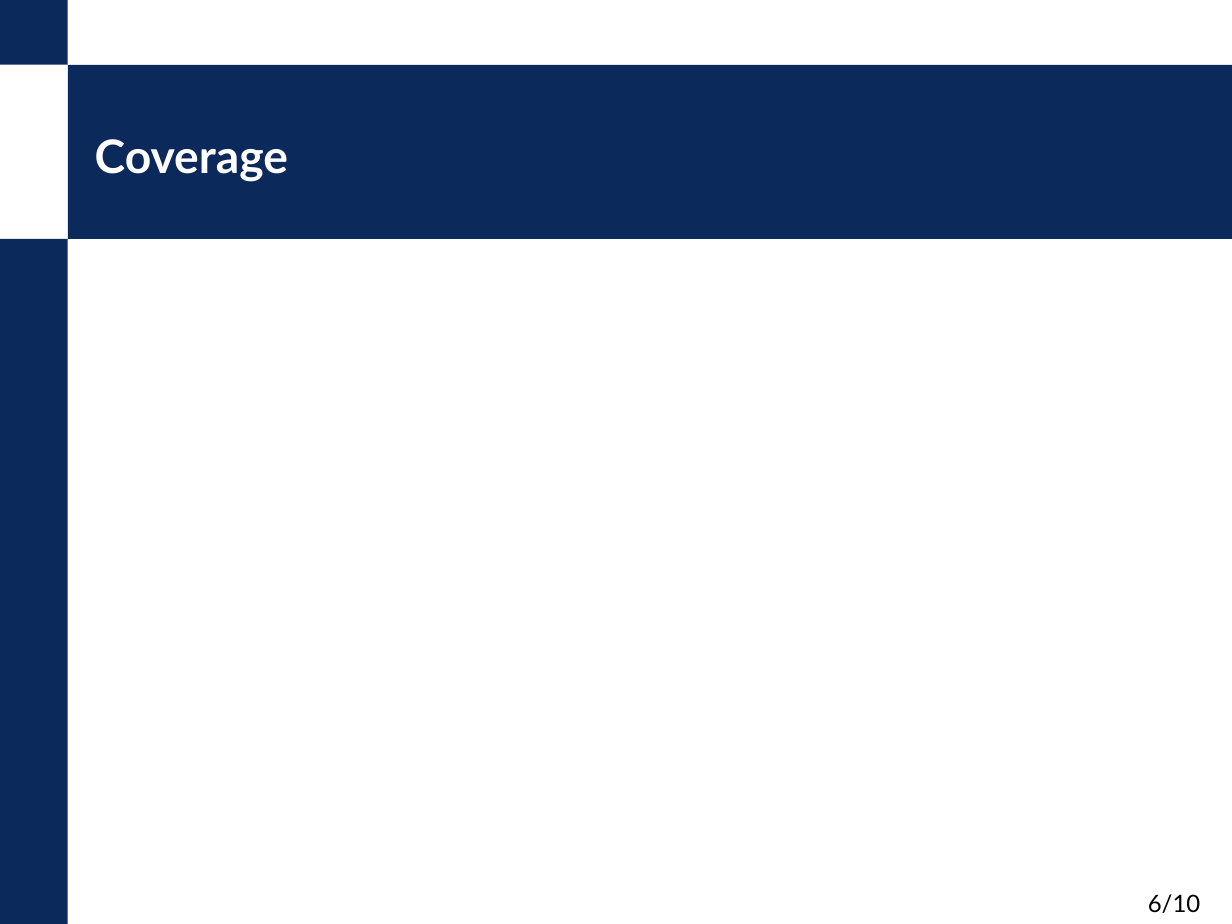
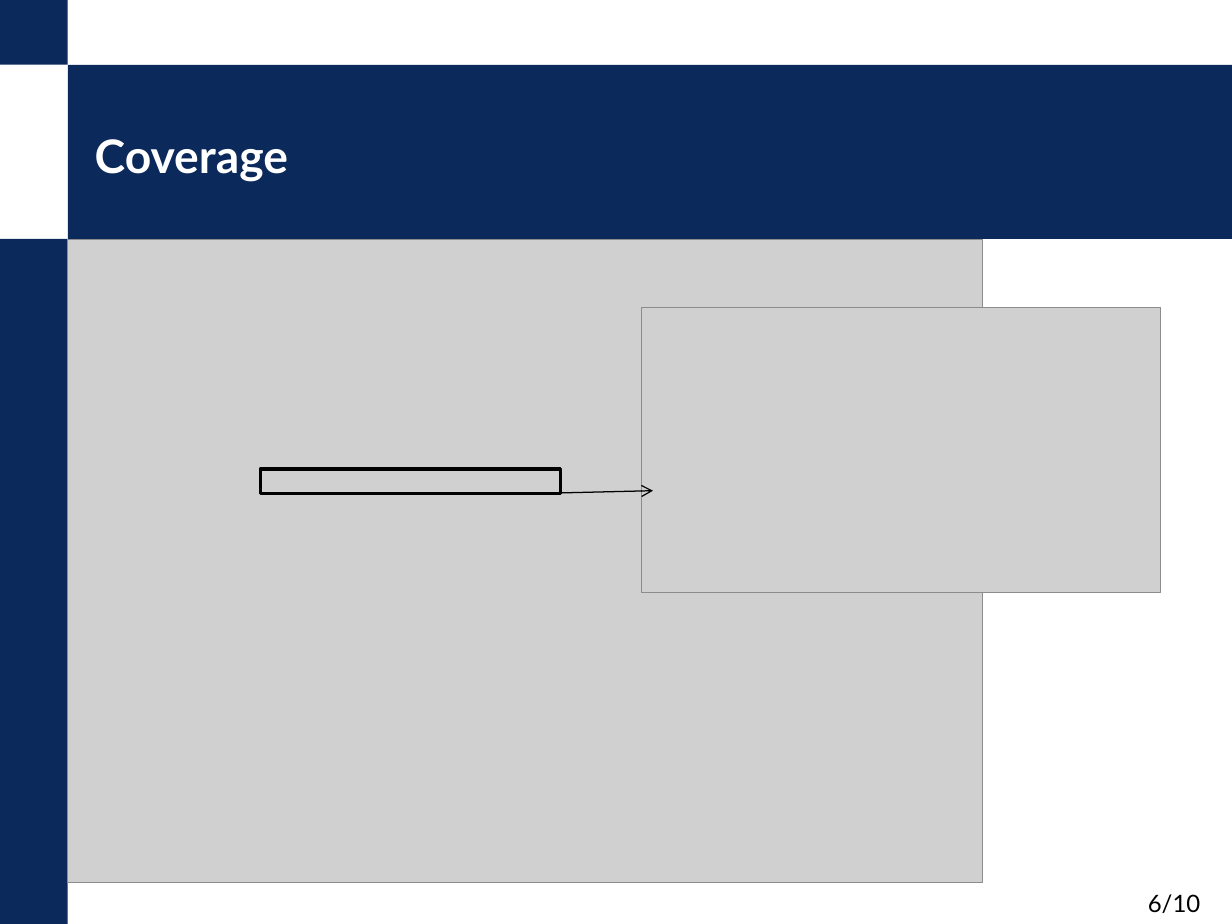
Before and after one commit to nokia-wroclaw/innovativeprojects-healthiness-of-data, a slide deck: slide 6 of KPZ_demo_prezentacja.pptx. Drawn at 1232x924 pixels with LibreOffice and Linux fonts; fonts in the diff are those of the drawing; grey boxes stand for pictures; background and template pictures are left out. Boxes give left, top, right and bottom in pixels: in the first picture for what was removed or moved away, otherwise in the second. Text is boxed around its words. In the diff, an @@ line names an element or a change of style, - is before the commit and + after.

```diff
--- a/KPZ_demo_prezentacja.pptx
+++ b/KPZ_demo_prezentacja.pptx
@@ picture added at <box>68,240,982,883</box> @@
@@ picture added at <box>642,308,1161,593</box> @@
@@ rectangle added at <box>260,469,561,494</box>, outline #000000 2 pt @@
@@ arrow added from (561, 493) to (653, 490), #000000 0.75 pt @@
```
Also in this commit, not shown: 4 other slides changed, 1 other file.
